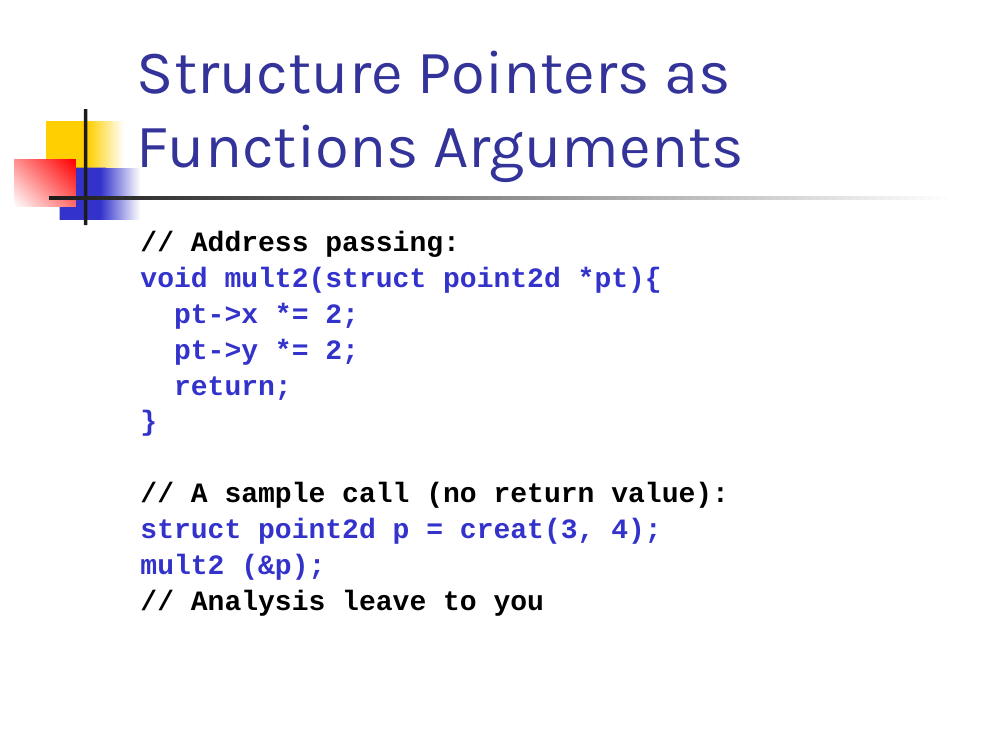
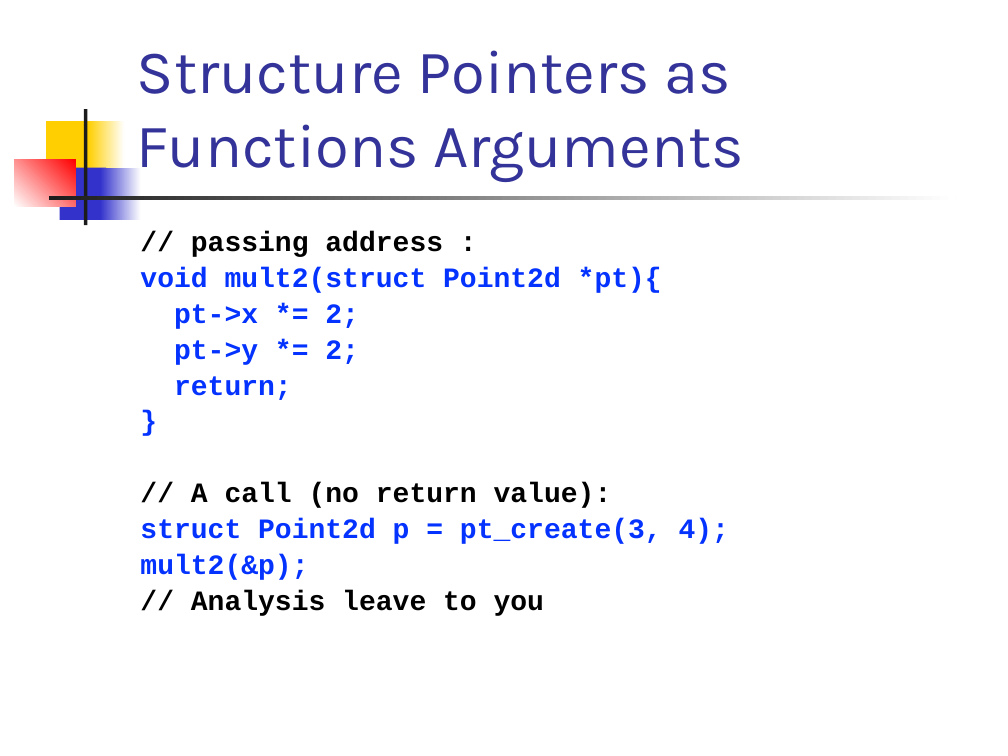
Before and after one commit to csslab-ustc/csslab-ustc.github.io, a slide deck: slide 18 of courses/sysprog/slides/lec07-struct.pptx. Drawn at 1008x756 pixels with LibreOffice and Linux fonts; fonts in the diff are those of the drawing. Boxes give left, top, right and bottom in pixels: in the first picture for what was removed or moved away, otherwise in the second. Text is boxed around its words. In the diff, an @@ line names an element or a change of style, - is before the commit and + after.

```diff
--- a/courses/sysprog/slides/lec07-struct.pptx
+++ b/courses/sysprog/slides/lec07-struct.pptx
@@ text at (140, 231, 662, 293): text changed; text colour #3333CC to #0432FF @@
-// Address passing:
-void mult2(struct point2d *pt){
+// passing address :
+void mult2(struct Point2d *pt){
@@ text at (174, 304, 359, 400): text colour #3333CC to #0432FF in "pt->x *= 2;", "pt->y *= 2;", "return;", "}" @@
@@ text at (140, 482, 729, 580): text changed; text colour #3333CC to #0432FF @@
-// A sample call (no return value):
-struct point2d p = creat(3, 4);
-mult2 (&p);
+// A call (no return value):
+struct Point2d p = pt_create(3, 4);
+mult2(&p);
```
Also in this commit, not shown: 41 other slides changed, 6 other files.
